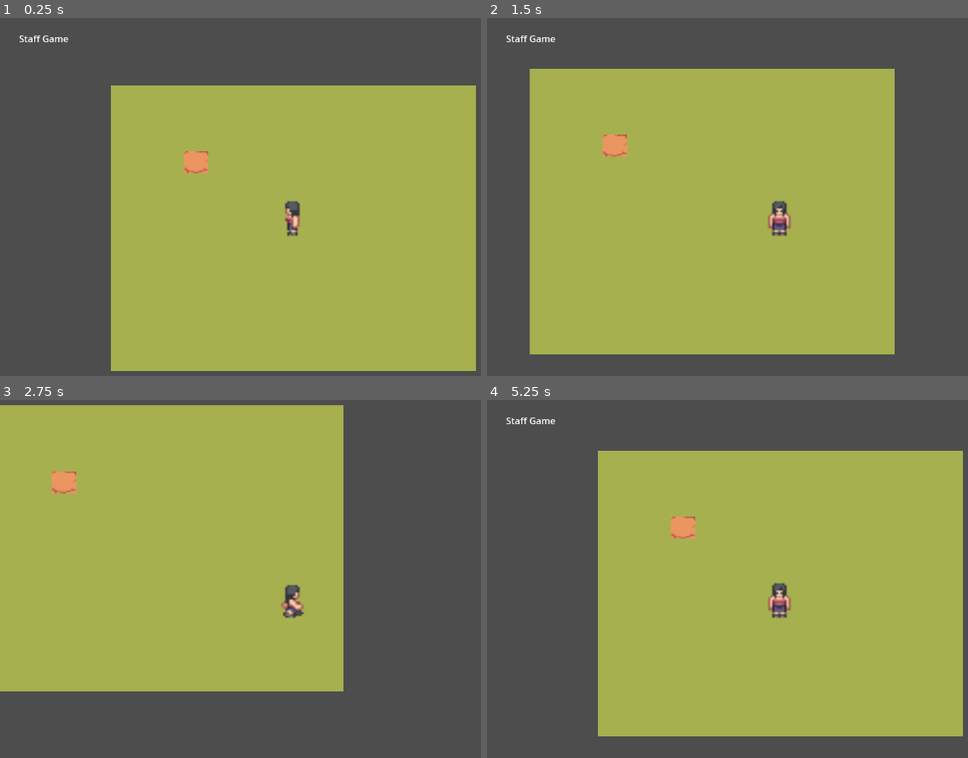
Above: before the commit, frames 1-4 (two rows, left to right).
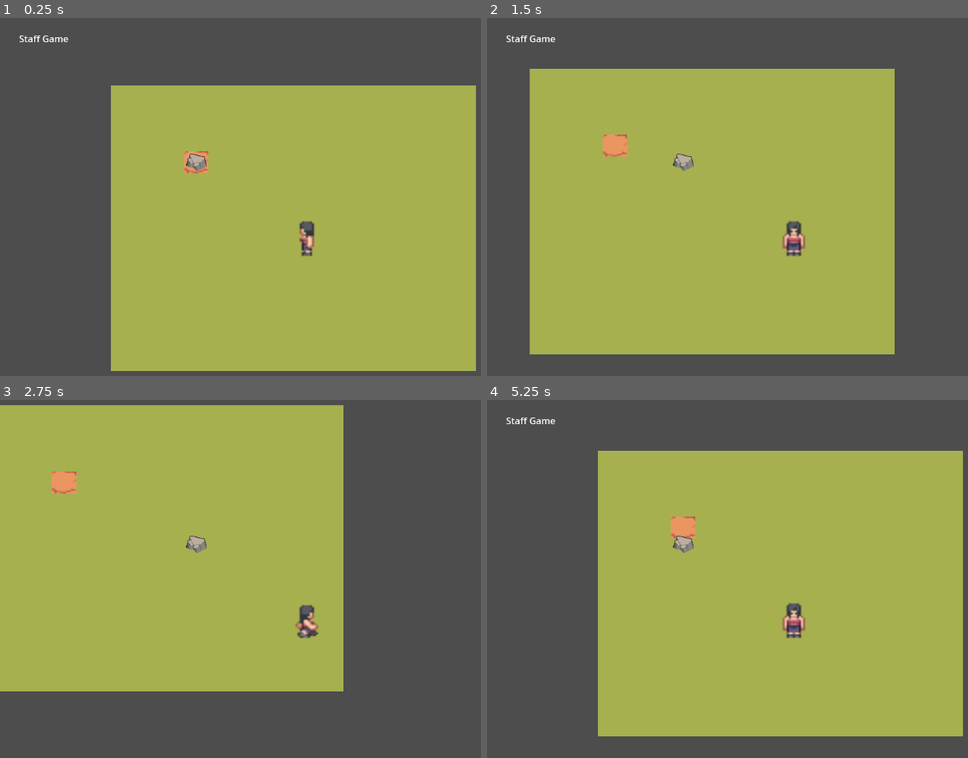
Above: after the commit, the same moments.

Repository: NathanReginato/StaffGame
Game: Godot game, scene res://Sandbox.tscn
The game is run twice, just before and just after one commit, with the same random seed, the same clock (stepped at 60 frames per second) and the same inputs.
Inputs:
- Up to frame 1 (0.25 s): no input
- Up to frame 2 (1.5 s): tap Enter at 0.5 s; hold Right (ui_right) 0.53-1.28 s; hold Down (ui_down) from 1.28 s (still down)
- Up to frame 3 (2.75 s): release Down (ui_down) at 2.03 s; hold Right (ui_right) from 2.03 s (still down)
- Up to frame 4 (5.25 s): release Right (ui_right) at 2.78 s; hold Up (ui_up) 2.78-3.53 s; hold Left (ui_left) 3.53-5.03 s; hold Down (ui_down) from 5.03 s (still down)

The runs differ from the first frame. In frame 1, 0.7% of the frame differs, in the area x 38-66%, y 37-67%; in frame 2, 0.9%, in the area x 38-67%, y 37-67%; in frame 3, 0.8%; in frame 4, 0.9%.

Commit message:
movement pt2

Diff:
--- a/Sandbox/Sandbox.tscn
+++ b/Sandbox/Sandbox.tscn
@@ -68,6 +68,7 @@
 [ext_resource type="Texture2D" uid="uid://bkou63h5bcy6l" path="res://1 Tiles/FieldsTile_07.png" id="66_frfn0"]
 [ext_resource type="Texture2D" uid="uid://cs47cnp8po08w" path="res://1 Tiles/FieldsTile_08.png" id="67_2wglb"]
 [ext_resource type="Texture2D" uid="uid://e3fd7ofhyrja" path="res://1 Tiles/FieldsTile_09.png" id="68_05kq3"]
+[ext_resource type="Texture2D" uid="uid://xw4tnvgx5x1g" path="res://2 Objects/4 Stone/11.png" id="69_olcc4"]
 
 [sub_resource type="TileSetAtlasSource" id="TileSetAtlasSource_vb3jn"]
 texture = ExtResource("4_evkpl")
@@ -1110,6 +1111,10 @@
 "speed": 5.0
 }]
 
+[sub_resource type="CapsuleShape2D" id="CapsuleShape2D_66y4t"]
+radius = 19.0
+height = 76.0
+
 [node name="Game" type="Node2D"]
 
 [node name="Label" type="Label" parent="."]
@@ -1131,14 +1136,22 @@
 layer_0/tile_data = PackedInt32Array(-196619, 655425, 8, -131083, 655425, 8, -65547, 655425, 8, -11, 655425, 8, 65525,  …(3649 unchanged characters)…
 
 [node name="CharacterBody2D" type="CharacterBody2D" parent="Node2D"]
-position = Vector2(452.019, 189.304)
+position = Vector2(460.762, 201.897)
 scale = Vector2(0.380167, 0.419744)
 script = ExtResource("1_onsfm")
 
 [node name="AnimatedSprite2D" type="AnimatedSprite2D" parent="Node2D/CharacterBody2D"]
 z_index = 1
-position = Vector2(504, 352)
+position = Vector2(506, 357)
 scale = Vector2(3.51923, 3.13462)
 sprite_frames = SubResource("SpriteFrames_oo55t")
 animation = &"WalkWest"
 frame_progress = 0.211149
+
+[node name="CollisionShape2D" type="CollisionShape2D" parent="Node2D/CharacterBody2D"]
+position = Vector2(508, 354)
+shape = SubResource("CapsuleShape2D_66y4t")
+
+[node name="Sprite2D" type="Sprite2D" parent="."]
+position = Vector2(340, 253)
+texture = ExtResource("69_olcc4")
Not shown: 1 places in Sandbox/Sandbox.tscn that only renumber resources
